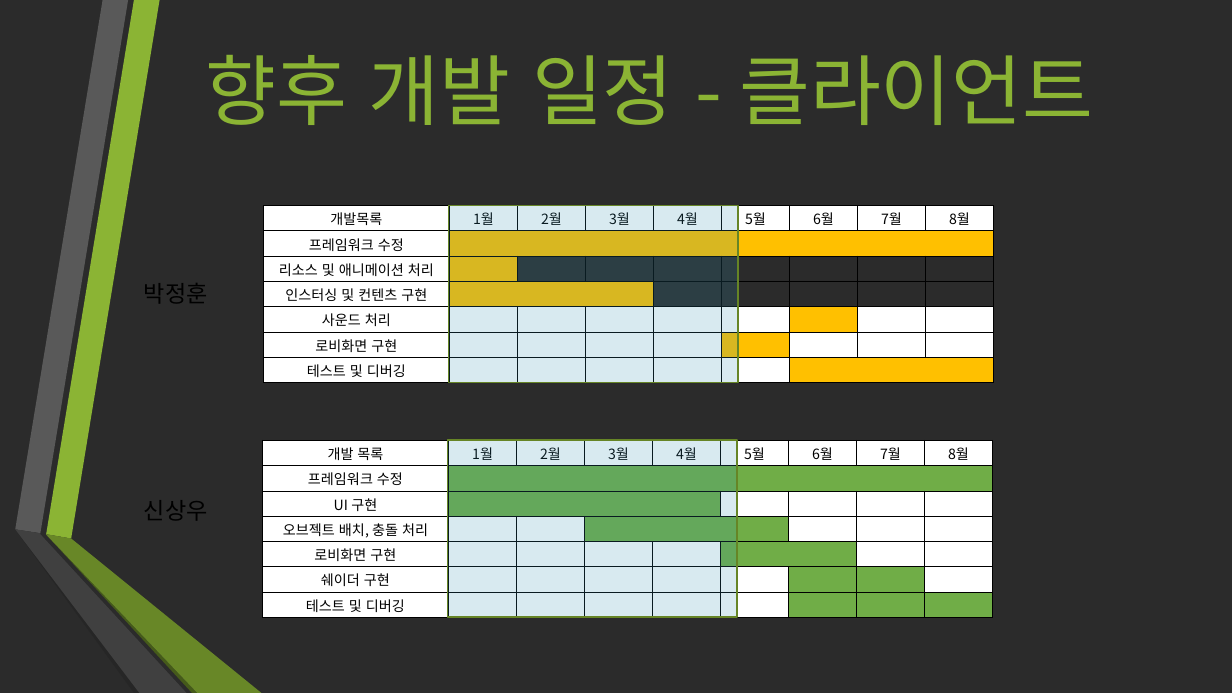
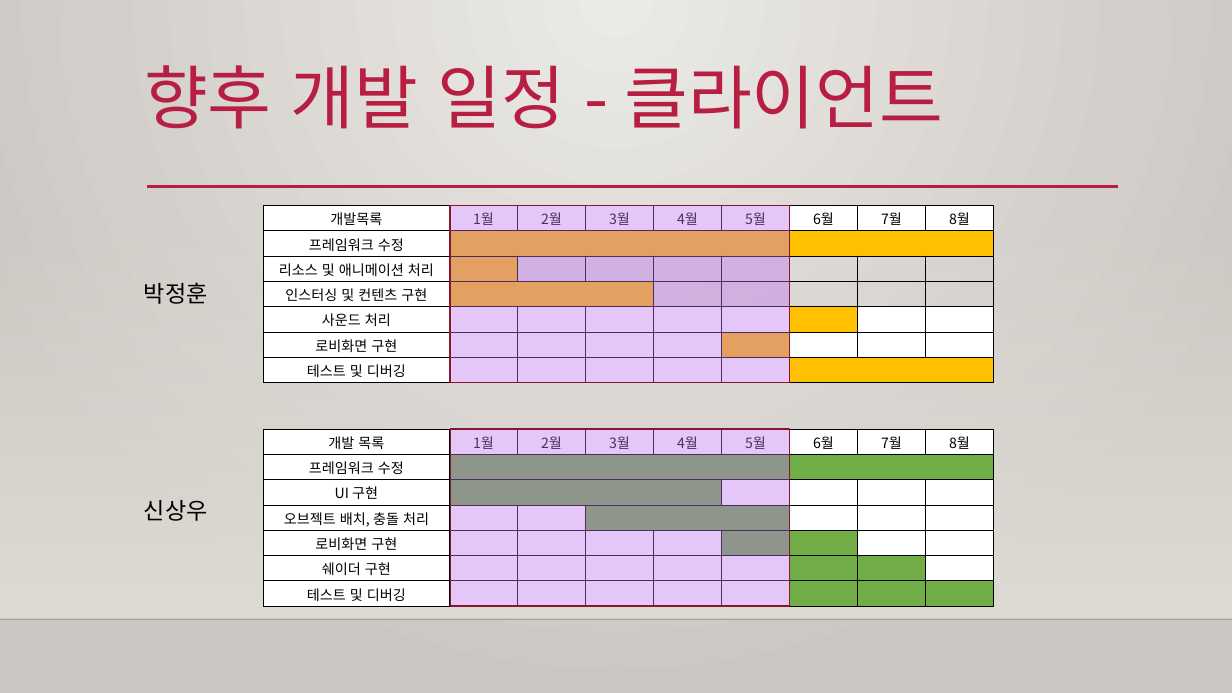
Before and after one commit to jeongHooon/Jungle-War, a slide deck: slide 8 of Jungle War 박정훈 신상우 이수진 이병철.pptx. Drawn at 1232x693 pixels with LibreOffice and Linux fonts; fonts in the diff are those of the drawing; background and template pictures are left out; a plain dark background stands for a picture behind light text. Boxes give left, top, right and bottom in pixels: in the first picture for what was removed or moved away, otherwise in the second. Text is boxed around its words. In the diff, an @@ line names an element or a change of style, - is before the commit and + after.

```diff
--- a/Jungle War 박정훈 신상우 이수진 이병철.pptx
+++ b/Jungle War 박정훈 신상우 이수진 이병철.pptx
@@ background picture (left out) to gradient #ECEAE7 to #CAC7C1 @@
@@ title "향후 개발 일정 - 클라이언트": place and size @@
-title "향후 개발 일정 - 클라이언트" at (206, 55, 1093, 125)
+title "향후 개발 일정 - 클라이언트" at (144, 65, 943, 129)
@@ title "향후 개발 일정 - 클라이언트" at (144, 65, 943, 129): size 60 to 54 pt, text colour #8BB434 to #B71E42; alignment centre to left; line spacing 1 to 0.9; vertical alignment middle to top @@
@@ rectangle added at (0, 204, 1232, 619), fill gradient #DFDBD5 @@
@@ line added from (147, 187) to (1118, 187), #B71E42 2.5 pt @@
@@ rectangle: place and size @@
-rectangle at (449, 205, 738, 383)
+rectangle at (450, 205, 790, 383)
@@ rectangle at (450, 205, 790, 383): fill #3594B4 at 19% opacity to #BC72F0 at 40% opacity; outline #678526 1.25 pt to #871631 1.25 pt @@
@@ table: place and size @@
-table at (262, 440, 995, 617)
+table at (263, 429, 996, 606)
@@ rectangle at (450, 429, 789, 606): fill #3594B4 at 19% opacity to #BC72F0 at 40% opacity; outline #678526 1.25 pt to #871631 1.25 pt @@
@@ rectangle: place and size @@
-rectangle at (447, 440, 737, 617)
+rectangle at (450, 429, 789, 606)
@@ group removed at (15, 0, 262, 693): 6 freeform shapes @@
@@ line added from (0, 619) to (1232, 619), #000001 1 pt @@
```
Also in this commit, not shown: 10 other slides changed.
